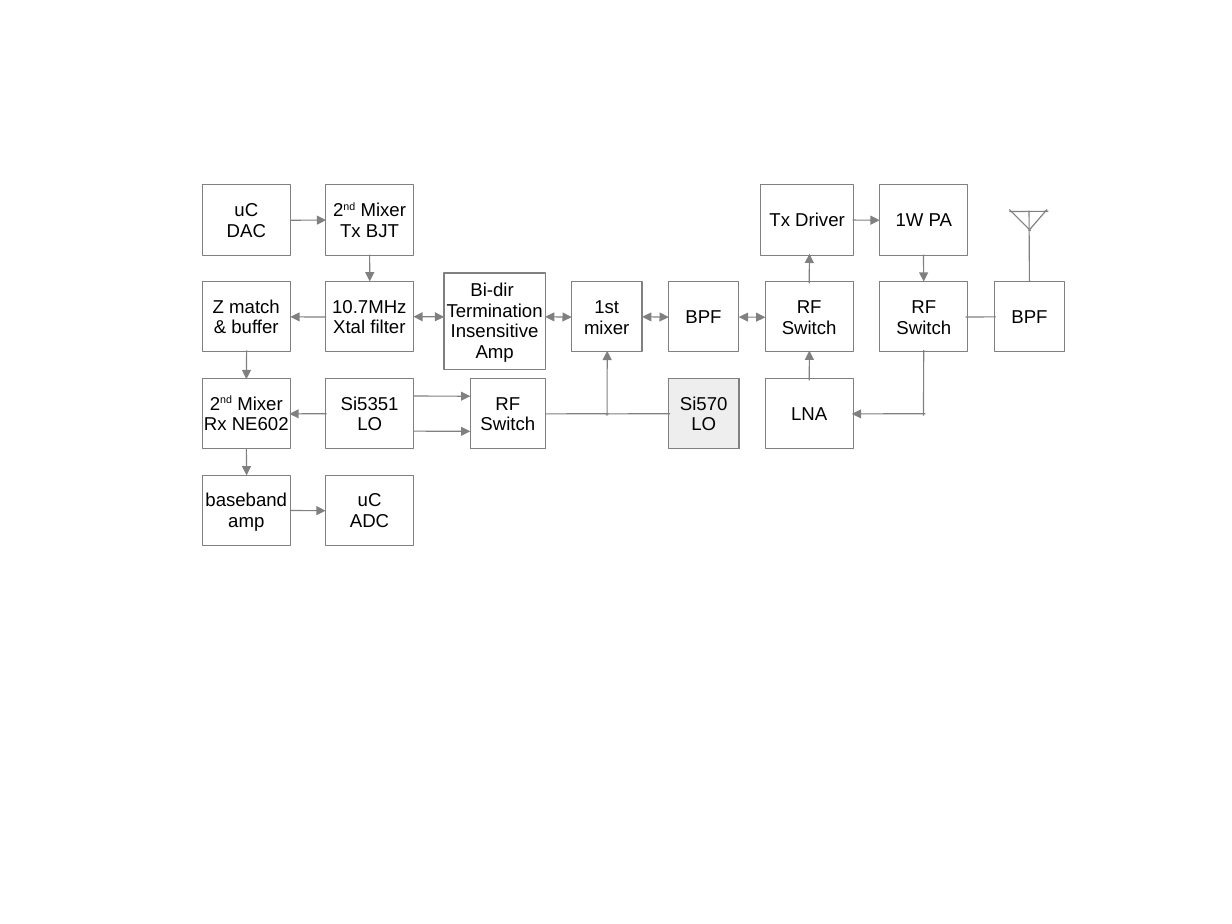
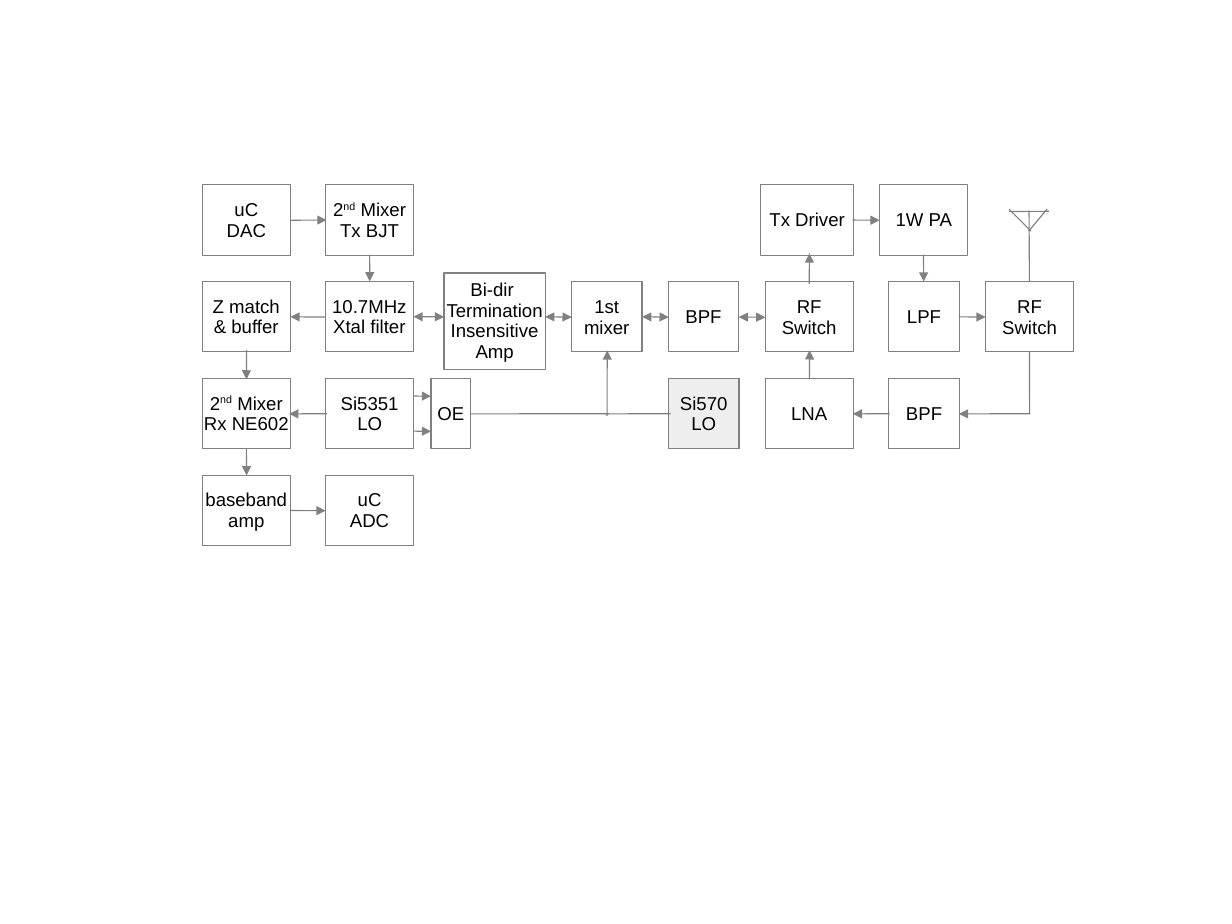
Before and after one commit to svn2github/SM2000, a slide deck: slide 3 of doc/sm201- Block Diagram v0.1.ppt. Drawn at 1232x924 pixels with LibreOffice and Linux fonts; fonts in the diff are those of the drawing. Boxes give left, top, right and bottom in pixels: in the first picture for what was removed or moved away, otherwise in the second. Text is boxed around its words. In the diff, an @@ line names an element or a change of style, - is before the commit and + after.

Commit message:
restored latest block diagram

```diff
--- a/doc/sm201- Block Diagram v0.1.ppt
+++ b/doc/sm201- Block Diagram v0.1.ppt
@@ rectangle added at [889,282,959,352], fill #FFFFFF, outline #808080 0.74 pt, 12 pt, text #000000 @@
+LPF
@@ line moved from (996, 318) - (967, 318) to (959, 318) - (986, 318) @@
@@ line (959, 318) - (986, 318): line to arrow @@
@@ 1 rectangle, 1 arrow, 1 line: place and size @@
-1 rectangle, 1 arrow, 1 line at [852,282,968,415]
+1 rectangle, 1 arrow, 1 line at [959,282,1074,414]
@@ rectangle added at [432,379,472,449], fill #FFFFFF, outline #808080 0.74 pt, 12 pt, text #000000 @@
+OE
@@ rectangle removed at [471,379,546,449] @@
-RF
-Switch
@@ rectangle "BPF": place and size @@
-rectangle "BPF" at [995,282,1065,352]
+rectangle "BPF" at [889,379,959,449]
@@ arrow moved from (414, 396) - (471, 397) to (414, 396) - (432, 397) @@
@@ line moved from (608, 414) - (544, 414) to (609, 414) - (471, 414) @@
@@ arrow added from (890, 414) to (853, 414), #808080 0.74 pt @@
@@ arrow moved from (414, 432) - (471, 432) to (414, 432) - (432, 432) @@
```
